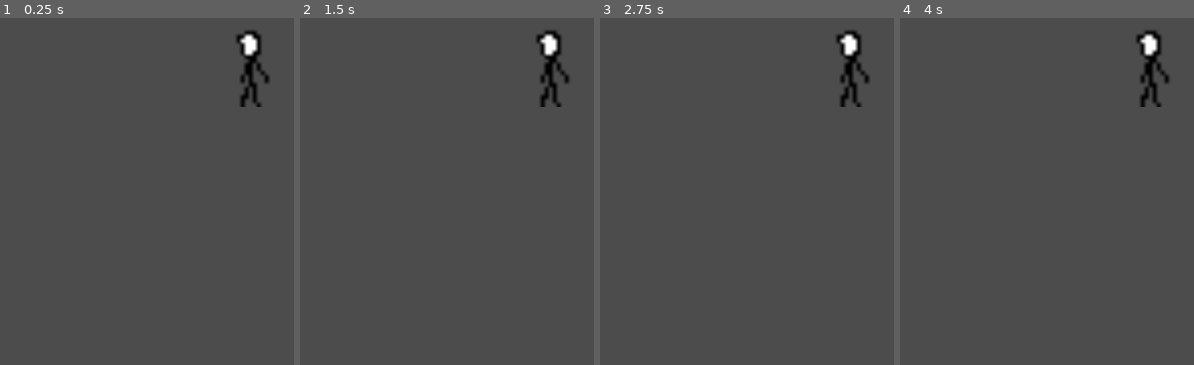
Above: before the commit, frames 1-4 (left to right).
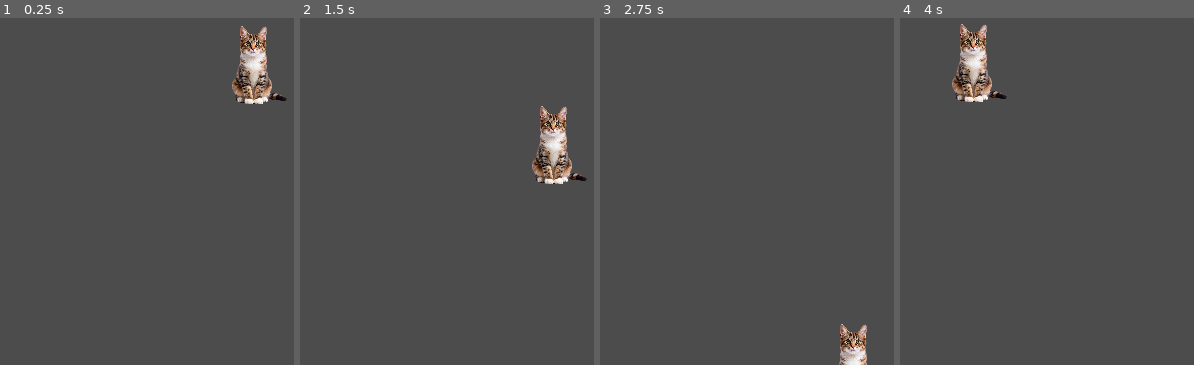
Above: after the commit, the same moments.

Repository: kmm347241-hash/Test_code_2013
Game: Godot game, scene res://tscn/Player/player.tscn
The game is run twice, just before and just after one commit, with the same random seed, the same clock (stepped at 60 frames per second) and the same inputs. The project has no main scene, so this scene is started directly.
Inputs:
- Up to frame 1 (0.25 s): no input
- Up to frame 2 (1.5 s): tap Enter at 0.5 s; hold Left (move_right, bound only before the commit) 0.53-1.28 s; tap Space at 1.25 s; hold S (move_down) from 1.28 s (still down)
- Up to frame 3 (2.75 s): release S (move_down) at 2.03 s; hold Left (move_right, bound only before the commit) from 2.03 s (still down)
- Up to frame 4 (4 s): tap Enter at 2.75 s; release Left (move_right, bound only before the commit) at 2.78 s; hold W (move_up) 2.78-3.53 s; hold A (move_left, bound only after the commit) from 3.53 s (still down)

The runs differ from the first frame. In frame 1, 2.3% of the frame differs, in the area x 78-98%, y 2-26%; in frame 2, 3.3%; in frame 3, 2.0%; in frame 4, 3.3%, in the area x 17-92%, y 1-26%.

Commit message:
1일차 최종올리기

Diff:
--- a/게임파일/Test_game/project.godot
+++ b/게임파일/Test_game/project.godot
@@ -28,12 +28,12 @@
 
 move_right={
 "deadzone": 0.5,
-"events": [ Object(InputEventKey,"resource_local_to_scene":false,"resource_name":"","device":0,"alt":false,"shift":false,"control":false,"meta":false,"command":false,"pressed":false,"scancode":0,"physical_scancode":16777231,"unicode":0,"echo":false,"script":null)
+"events": [ Object(InputEventKey,"resource_local_to_scene":false,"resource_name":"","device":0,"alt":false,"shift":false,"control":false,"meta":false,"command":false,"pressed":false,"scancode":0,"physical_scancode":68,"unicode":0,"echo":false,"script":null)
  ]
 }
 move_left={
 "deadzone": 0.5,
-"events": [ Object(InputEventKey,"resource_local_to_scene":false,"resource_name":"","device":0,"alt":false,"shift":false,"control":false,"meta":false,"command":false,"pressed":false,"scancode":0,"physical_scancode":68,"unicode":0,"echo":false,"script":null)
+"events": [ Object(InputEventKey,"resource_local_to_scene":false,"resource_name":"","device":0,"alt":false,"shift":false,"control":false,"meta":false,"command":false,"pressed":false,"scancode":0,"physical_scancode":65,"unicode":0,"echo":false,"script":null)
  ]
 }
 move_up={
--- a/게임파일/Test_game/tscn/Player/Player_script/player.gd
+++ b/게임파일/Test_game/tscn/Player/Player_script/player.gd
@@ -1,28 +1,23 @@
 extends Area2D
 
-export var speed = 400 # 픽셀수/시간
-var screen_size # 게임창어쩌구
+export var speed = 400
+var screen_size
+var velocity = Vector2()
 
-# Declare member variables here. Examples:
-# var a = 2
-# var b = "text"
-
-
-# Called when the node enters the scene tree for the first time.
 func _ready():
 	screen_size = get_viewport_rect().size
-	pass # Replace with function body.
 
 func _process(delta):
-	var velocity = Vector2.ZERO # 플레이어 무브먼트 백터
-	if Input.is_action_just_pressed("move_right"):
-		velocity.x +=1
-	if Input.is_action_just_pressed("move_left"):
-		velocity.x -=1
-	if Input.is_action_just_pressed("move_down"):
-		velocity.y +=1
-	if Input.is_action_just_pressed("move_up"):
-		velocity.y -=1
+	velocity = Vector2.ZERO
+
+	if Input.is_action_pressed("move_right"):
+		velocity.x += 1
+	if Input.is_action_pressed("move_left"):
+		velocity.x -= 1
+	if Input.is_action_pressed("move_down"):
+		velocity.y += 1
+	if Input.is_action_pressed("move_up"):
+		velocity.y -= 1
 
 	if velocity.length() > 0:
 		velocity = velocity.normalized() * speed
@@ -30,6 +25,7 @@
 	else:
 		$AnimatedSprite.stop()
 
-# Called every frame. 'delta' is the elapsed time since the previous frame.
-#func _process(delta):
-#	pass
+	position += velocity * delta
+
+	position.x = clamp(position.x, 0, screen_size.x)
+	position.y = clamp(position.y, 0, screen_size.y)
--- a/게임파일/Test_game/tscn/Player/player.tscn
+++ b/게임파일/Test_game/tscn/Player/player.tscn
@@ -1,13 +1,13 @@
 [gd_scene load_steps=5 format=2]
 
 [ext_resource path="res://tscn/Player/Player_script/player.gd" type="Script" id=1]
-[ext_resource path="res://art/Player_image/Idle.png" type="Texture" id=2]
+[ext_resource path="res://art/Player_image/vecteezy_sweet-little-cat-sitting-on-transparent-background_53317080.png" type="Texture" id=2]
 
-[sub_resource type="SpriteFrames" id=1]
+[sub_resource type="SpriteFrames" id=3]
 animations = [ {
 "frames": [ ExtResource( 2 ) ],
 "loop": true,
-"name": "Idle",
+"name": "default",
 "speed": 5.0
 } ]
 
@@ -23,10 +23,9 @@
 }
 
 [node name="AnimatedSprite" type="AnimatedSprite" parent="."]
-scale = Vector2( 4, 4 )
-frames = SubResource( 1 )
-animation = "Idle"
-offset = Vector2( 1.19, 0 )
+position = Vector2( 3, -1.75 )
+scale = Vector2( 0.0293333, 0.0298333 )
+frames = SubResource( 3 )
 
 [node name="CollisionShape2D" type="CollisionShape2D" parent="."]
 scale = Vector2( 4, 4 )
Binary file added: 게임파일/Test_game/art/Player_image/vecteezy_sweet-little-cat-sitting-on-transparent-background_53317080.png
Not shown, added: 게임파일/Test_game/art/Player_image/vecteezy_sweet-little-cat-sitting-on-transparent-background_53317080.png.import
Not shown, added: 게임파일/Test_game/메모.txt
Not shown, added: 게임파일/메모.txt
